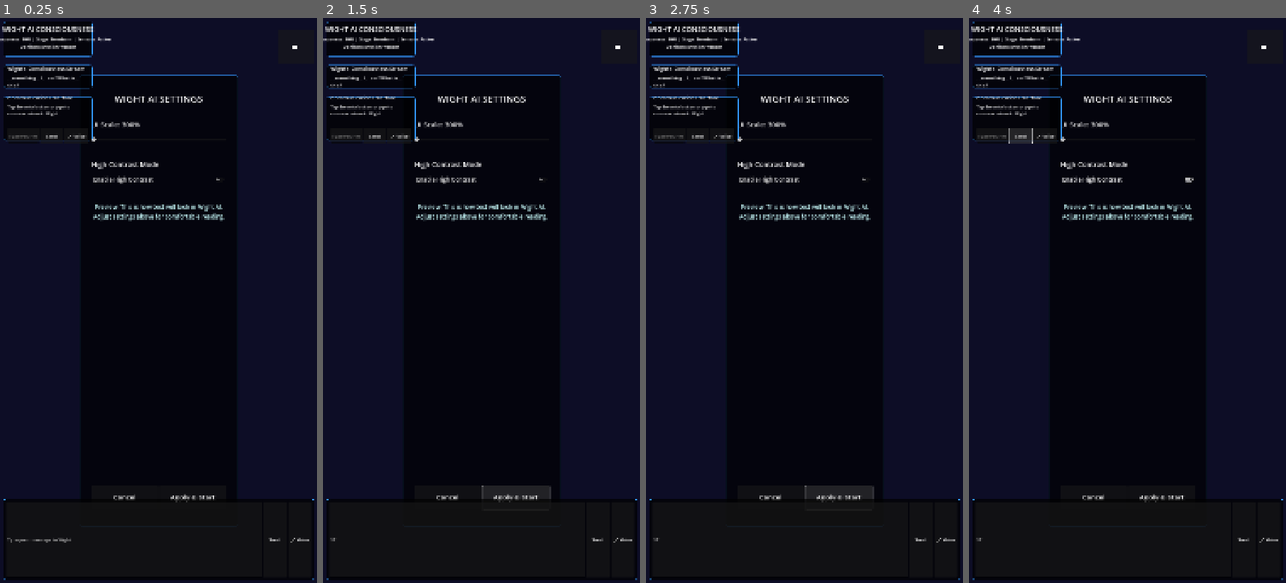
Above: before the commit, frames 1-4 (left to right).
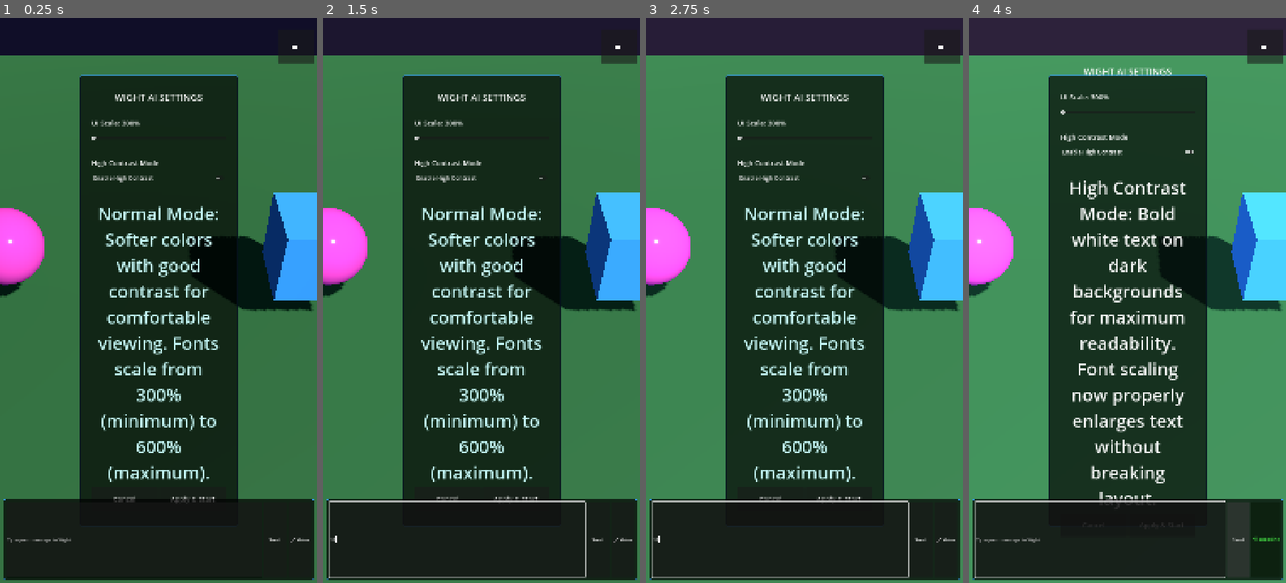
Above: after the commit, the same moments.

Repository: MulletGiraffe/Wight-AI
Game: Godot game, scene res://scenes/WightWorld.tscn
The game is run twice, just before and just after one commit, with the same random seed, the same clock (stepped at 60 frames per second) and the same inputs.
Inputs (mouse positions are in pixels of both pictures, inside the frame that each line leads up to):
- Up to frame 1 (0.25 s): no input
- Up to frame 2 (1.5 s): click (456, 537) at 0.52 s; type "12" at 0.6 s; click "Apply & Start" at 1.25 s
- Up to frame 3 (2.75 s): click "Apply & Start" at 2 s
- Up to frame 4 (4 s): click "Enable High Contrast" at 2.75 s; click "Send" at 3.5 s

The runs differ from the first frame. In frame 1, 77% of the frame differs, in the area x 0-100%, y 0-100%; in frame 2, 78%; in frame 3, 84%; in frame 4, 86%.
Error before the commit: Parse Error: Identifier "PointLight3D" not declared in the current scope. (res://scripts/WightWorld.gd:95)
Error after the commit: Trying to return an array of type "Array" where expected return type is "Array[float]". (res://scripts/HTMLearning.gd:168)

Commit message:
Checkpoint before follow-up message

Diff:
--- a/WightGodot/scripts/WightWorld.gd
+++ b/WightGodot/scripts/WightWorld.gd
@@ -92,20 +92,20 @@
 	print("💡 Setting up initial lighting...")
 
 	# Add point lights around the scene
-	var light1 = PointLight3D.new()
+	var light1 = OmniLight3D.new()
 	light1.position = Vector3(5, 5, 5)
 	light1.light_energy = 2.0
 	light1.light_color = Color(1.0, 0.9, 0.8)
 	add_child(light1)
 
-	var light2 = PointLight3D.new()
+	var light2 = OmniLight3D.new()
 	light2.position = Vector3(-5, 5, -5)
 	light2.light_energy = 1.5
 	light2.light_color = Color(0.8, 0.9, 1.0)
 	add_child(light2)
 
 	# Add a subtle fill light
-	var fill_light = PointLight3D.new()
+	var fill_light = OmniLight3D.new()
 	fill_light.position = Vector3(0, 8, 0)
 	fill_light.light_energy = 1.0
 	fill_light.light_color = Color(0.9, 0.9, 1.0)
@@ -856,17 +856,6 @@
 		update_camera_position()
 		print("📹 Camera focused on world center")
 
-	# Show voice activity in UI
-	ui_elements.voice_indicator.modulate = Color(0.2, 0.8, 0.2, 0.8)
-
-	# Send to Wight entity
-	if wight_entity:
-		wight_entity.receive_voice_input(text)
-
-	# Fade voice indicator back to inactive
-	var tween = create_tween()
-	tween.tween_property(ui_elements.voice_indicator, "modulate", Color(0.3, 0.3, 0.3, 0.5), 2.0)
-
 func print_memory_summary():
 	"""Print a summary of Wight's current state (for debugging)"""
 	if wight_entity:
